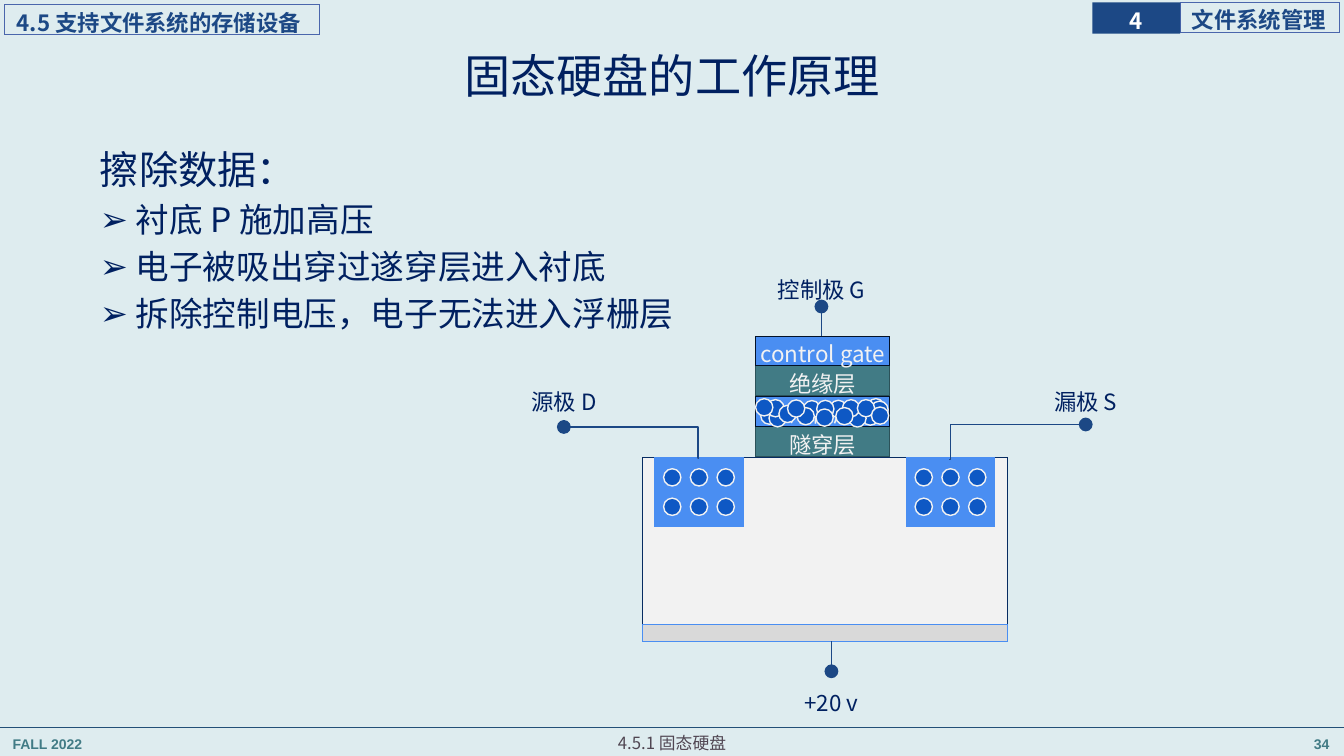
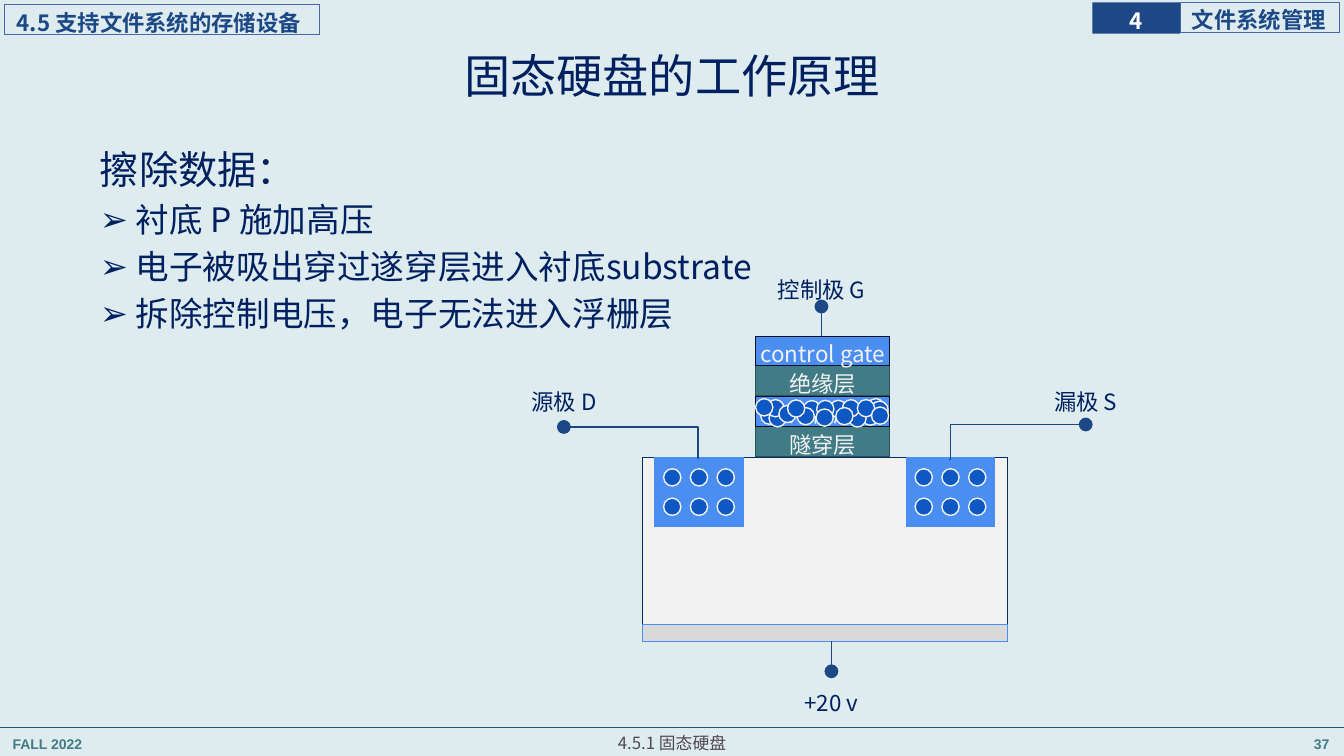
Before and after one commit to principleWindows/win-principle-2022, a slide deck: slide 37 of slides/instruction/principleWindows_4.pptx (slide 34 before the commit). Drawn at 1344x756 pixels with LibreOffice and Linux fonts; fonts in the diff are those of the drawing. Boxes give left, top, right and bottom in pixels: in the first picture for what was removed or moved away, otherwise in the second. Text is boxed around its words. In the diff, an @@ line names an element or a change of style, - is before the commit and + after.

```diff
--- a/slides/instruction/principleWindows_4.pptx
+++ b/slides/instruction/principleWindows_4.pptx
@@ text at [136, 250, 752, 282]: text changed @@
-➢ 电子被吸出穿过遂穿层进入衬底
+➢ 电子被吸出穿过遂穿层进入衬底substrate
@@ page number at [1314, 739, 1330, 749]: text changed @@
-34
+37
```
Also in this commit, not shown: 8 other slides changed, 3 slides added, 5 other files.
